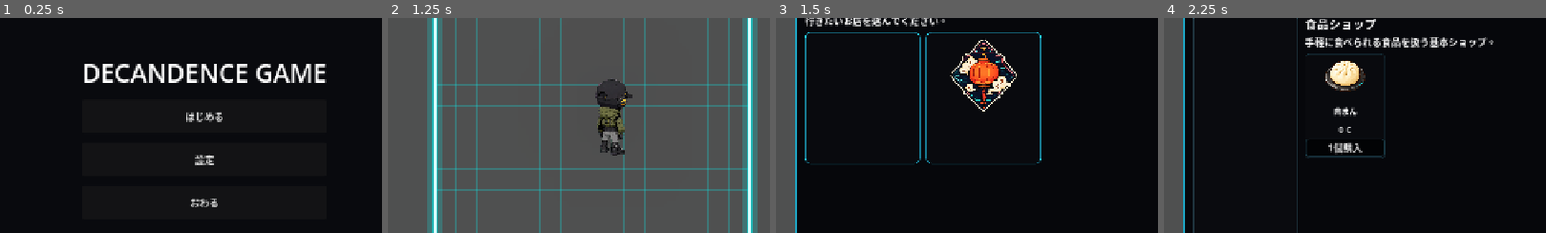
Above: before the commit, frames 1-4 (left to right).
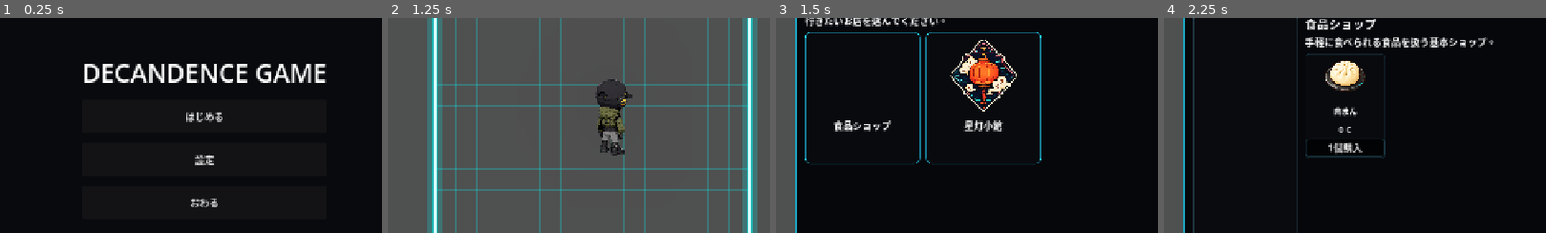
Above: after the commit, the same moments.

Repository: grimoire1089-coder/optimistic
Game: Godot game, scene res://Scenes/Boot/TitleScene.tscn
Two runs of this game, one before a commit and one after it. Both use one fixed random seed, a clock stepped at 60 frames per second and the inputs below. Sound files missing from this copy of the repository are replaced by a short silence.
Inputs (mouse positions are % of the whole screen's width and height, from its top left):
- Up to frame 1 (0.25 s): no input
- Up to frame 2 (1.25 s): click "はじめる" at 0.5 s
- Up to frame 3 (1.5 s): click "ショップ" at 1.25 s
- Up to frame 4 (2.25 s): click (35, 41) at 2.02 s
The pictures show only the part of the screen within x 23-73%, y 22-72%; the shares and areas given below are measured in that part.

Frames 1-2 are identical in both runs. In frame 3, 0.8% of the frame differs, in the area x 15-60%, y 47-53%; in frame 4, nothing differs.

Commit message:
Center shop name below selection sticker

Diff:
--- a/Scripts/UI/Shop/ShopMenu.gd
+++ b/Scripts/UI/Shop/ShopMenu.gd
@@ -166,8 +166,11 @@
 	card.add_child(sticker_rect)
 
 	var name_label := Label.new()
+	name_label.custom_minimum_size = Vector2(0, 30)
+	name_label.size_flags_horizontal = Control.SIZE_EXPAND_FILL
 	name_label.text = shop.display_name
 	name_label.horizontal_alignment = HORIZONTAL_ALIGNMENT_CENTER
+	name_label.vertical_alignment = VERTICAL_ALIGNMENT_CENTER
 	name_label.autowrap_mode = TextServer.AUTOWRAP_WORD_SMART
 	name_label.clip_text = true
 	name_label.mouse_filter = Control.MOUSE_FILTER_IGNORE
